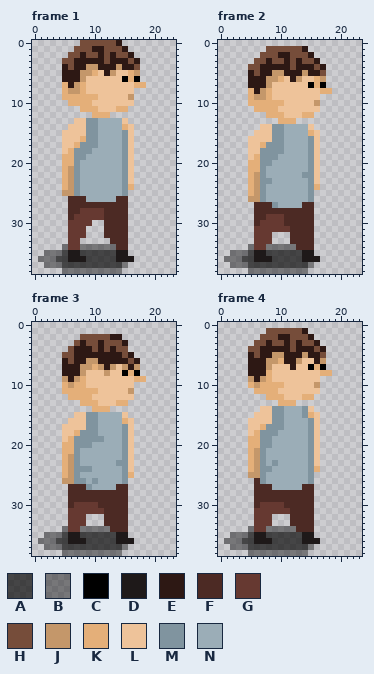
Edited in one commit: pixel-art file (res/aseprites/Kid Idle.aseprite). That is the earlier state.
24x39 pixels, 4 frames. Pixels under 10% opacity are left out. Shown: frame 1, frame 2, frame 3, frame 4.
Palette (. is transparent): A #000000a9  B #0000006b  C #000000  D #1e1919  E #2d1814  F #4c2a24  G #663931  H #764d3a  J #c4976a  K #e4af79  L #eec39a  M #80949f  N #9badb7
Once edited:
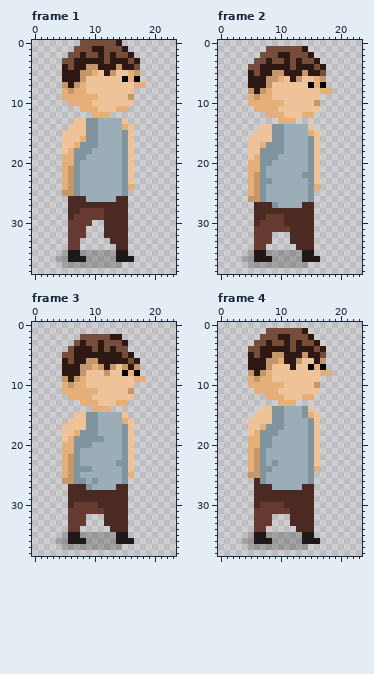
What changed:
Colour A changes from #000000a9 to #00000036.
Frame 1, layers "idle", "shadow":
Colour K becomes colour J in row 7 at x 5.
Colour J becomes colour K in row 8 at x 7.
Colour B is gone in row 34 at x 5 and 8 to 13; in row 35 at x 2 to 4; in row 36 at x 1 to 3; in row 37 at x 2 to 4 and 15; in row 38 at x 5 to 14.
Frame 2, layers "idle", "shadow":
Colour K becomes colour J in row 8 at x 5.
Colour J becomes colour K in row 9 at x 7.
Colour B is gone in row 34 at x 5 and 8 to 12; in row 35 at x 2 to 4; in row 36 at x 1 to 3; in row 37 at x 2 to 4 and 15; in row 38 at x 5 to 14.
Frame 3, layer "shadow":
Colour B is gone in row 34 at x 5 and 8 to 12; in row 35 at x 2 to 4; in row 36 at x 1 to 3; in row 37 at x 2 to 4 and 15; in row 38 at x 5 to 14.
Frame 4, layers "idle", "shadow":
Colour E becomes colour J in row 8 at x 5 and 7; in row 9 at x 6.
Colour J becomes colour K in row 9 at x 5 and 7; in row 10 at x 6.
Colour B is gone in row 34 at x 5 and 8 to 12; in row 35 at x 2 to 4; in row 36 at x 1 to 3; in row 37 at x 2 to 4 and 15; in row 38 at x 5 to 14.
Changed places in both pictures, as pixel boxes (x1, y1, x2, y2):
changed: (62, 82, 80, 94)
changed: (38, 244, 128, 274)
changed: (248, 88, 266, 100)
changed: (224, 244, 314, 274)
changed: (38, 526, 128, 556)
changed: (248, 370, 266, 388)
changed: (224, 526, 314, 556)
